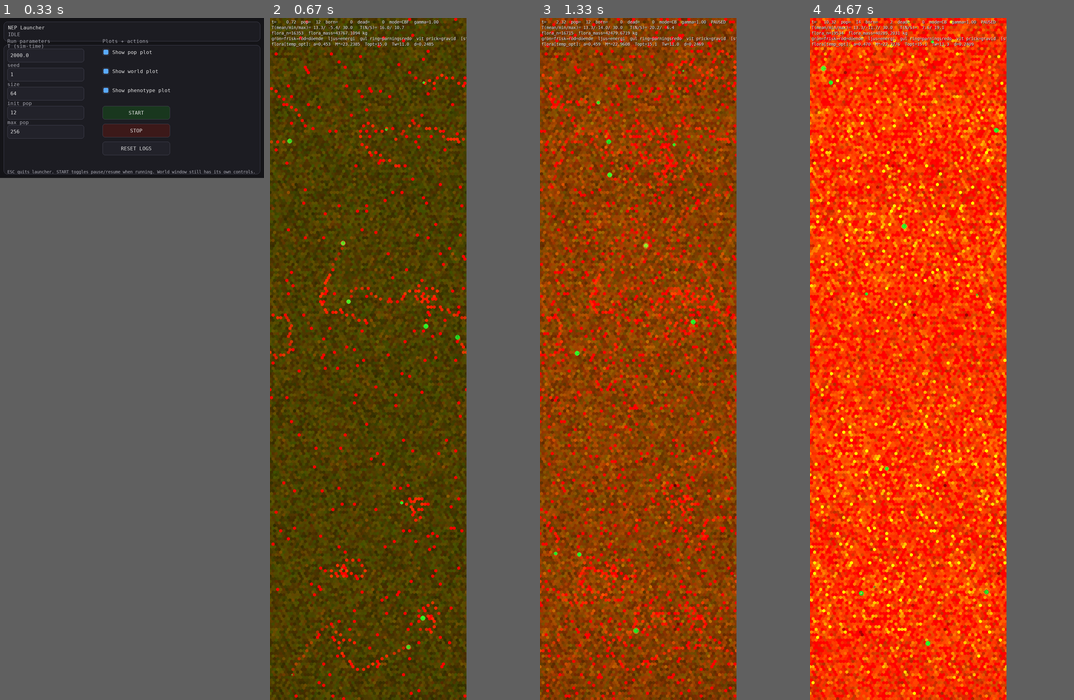
Above: before the commit, frames 1-4 (left to right).
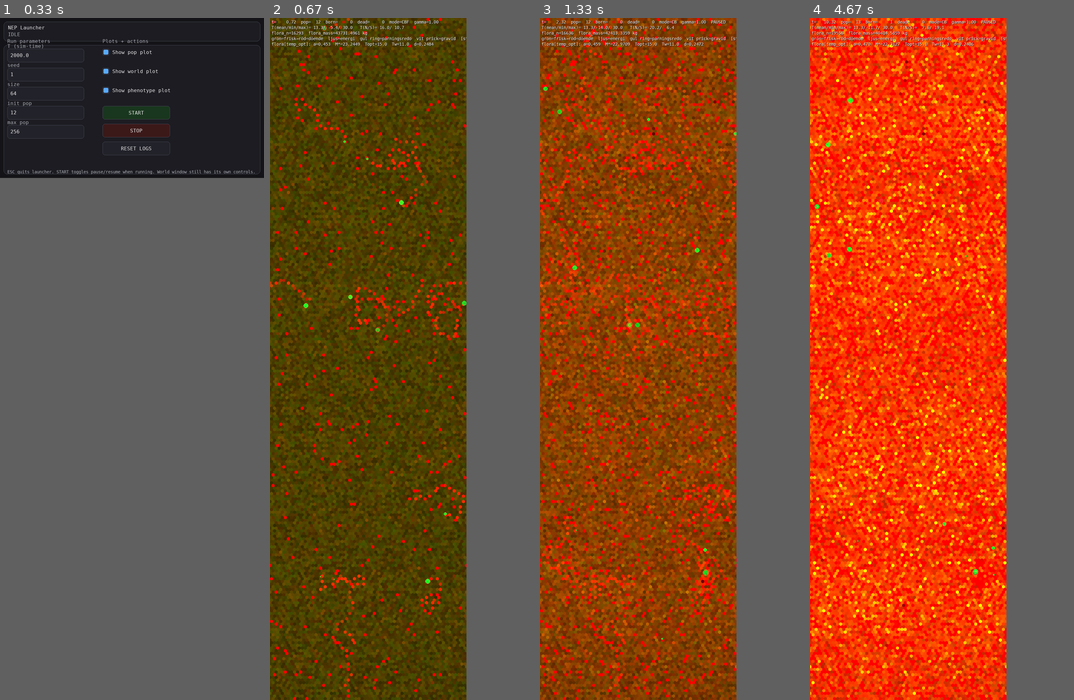
Above: after the commit, the same moments.

Repository: JoakimStorck/nep-process
Game: pygame game, started from nep_gui_launcher.py
Same seed, same stepped clock (60 frames per second), same inputs: the game is played once before the commit and once after it.
Inputs:
- Up to frame 1 (0.33 s): no input
- Up to frame 2 (0.67 s): click "START" at 0.38 s
- Up to frame 3 (1.33 s): tap Space at 0.67 s; tap 1 at 1 s
- Up to frame 4 (4.67 s): no input

Frame 1 is identical in both runs. In frame 2, 5.0% of the frame differs, in the area x 0-75%, y 0-100%; in frame 3, 15%; in frame 4, 29%.

Commit message:
Commit: Betningens funktionella respons
Betaren tog exakt sin efterfrågan ur cellerna inom räckhåll: take = min(m, amt),
utan söktid och utan hanteringstid. Den sista plantan i grannskapet var därmed
lika lätt att hitta och äta som den första, och intaget föll inte förrän den
lokala biomassan understeg aptiten — då tvärt till noll.

Responsen är härledd ur att betandet tar tid och inte påsatt som kurva:

    intag = dt · a · B / (1 + a · h · B)

Vid stor B går intaget mot dt/h, alltså samma tak som förut; vid liten B faller
det proportionellt mot B i stället för att ligga kvar på aptiten.

Talen är härledda, inte fittade. h = dt / 1,8 ger taket 1,8 kg per tick, den
uppmätta maximala aptiten. a sätter halvmättnaden vid 20 kg inom räckhåll —
mellan mättnadslägets omkring 76 kg och kollapslägets omkring 6.

  B inom räckhåll   intag/tick   andel av taket
          2 kg        0,164          9 %
          6 kg        0,416         23 %
         20 kg        0,901         50 %
         76 kg        1,426         79 %
        200 kg        1,638         91 %

INTE TESTAT I EN LÅNG KÖRNING. Och typ II är klassiskt destabiliserande i sig:
den ger bytet en refug men ingen tröskeleffekt.

Diff:
--- a/agent.py
+++ b/agent.py
@@ -282,6 +282,32 @@
     # och axeln köper uppskjuten död i stället för ingenting — vilket är
     # anledningen till att den selekterades nedåt, 0,554 till 0,312, i den
     # uppmätta körningen.
+    # --- Betningens funktionella respons -----------------------------------
+    #
+    # Betaren tog tidigare exakt sin efterfrågan ur cellerna inom räckhåll,
+    # utan söktid och utan hanteringstid: `take = min(m, amt)`. Den sista
+    # plantan i grannskapet var därmed lika lätt att hitta och äta som den
+    # första, och intaget föll inte förrän den lokala biomassan understeg
+    # aptiten — då tvärt till noll. Bytet hade ingen lågtäthetsrefug.
+    #
+    # Hollings typ II följer av att betandet tar tid. Under en tick fördelas
+    # tiden mellan att söka och att beta:
+    #
+    #     intag = dt · a · B / (1 + a · h · B)
+    #
+    # där B är tillgänglig växtmassa inom räckhåll, `a` är sökeffektiviteten
+    # och `h` hanteringstiden per kilo. Vid stor B går intaget mot dt/h, alltså
+    # samma tak som förut; vid liten B faller det proportionellt mot B i
+    # stället för att ligga kvar på aptiten.
+    #
+    # h är satt så att taket blir 1,8 kg per tick, vilket är den uppmätta
+    # maximala aptiten: h = dt / 1,8. `a` är satt så att halvmättnaden ligger
+    # vid 20 kg inom räckhåll — mellan mättnadslägets omkring 76 kg och
+    # kollapslägets omkring 6, så att responsen biter under en nedgång utan att
+    # märkas under normala förhållanden.
+    graze_handle_h: float = 0.0111   # månader per kg
+    graze_search_a: float = 4.5      # 1 / (h · B_halv)
+
     wear_a0: float = 0.12
     wear_aE: float = 0.0
     wear_aR: float = 0.0
--- a/population.py
+++ b/population.py
@@ -1346,6 +1346,26 @@
             if c not in seen:
                 seen.add(c)
                 ordered_cells.append(c)
+
+        # Funktionell respons av Hollings typ II, härledd ur att betandet tar
+        # tid. Tillgänglig massa inom räckhåll räknas först; efterfrågan kapas
+        # sedan av vad söktid och hanteringstid medger under en tick. Se
+        # AgentParams.graze_handle_h för härledningen av talen.
+        B = 0.0
+        for cell in ordered_cells:
+            for slot in self.store.slots_in_cell(cell):
+                s = int(slot)
+                if bool(self.store.alive[s]) and int(self.store.kind[s]) == 1:
+                    B += float(self.store.mass[s])
+        if B > 0.0:
+            AP = self.AP
+            a_s = float(AP.graze_search_a)
+            h_t = float(AP.graze_handle_h)
+            cap = float(self.WP.dt) * a_s * B / (1.0 + a_s * h_t * B)
+            if cap < amt:
+                amt = cap
+        if amt <= 1e-12:
+            return 0.0, 0.0
 
         for cell in ordered_cells:
             for slot in self.store.slots_in_cell(cell):
Not shown, changed: TODO.md
